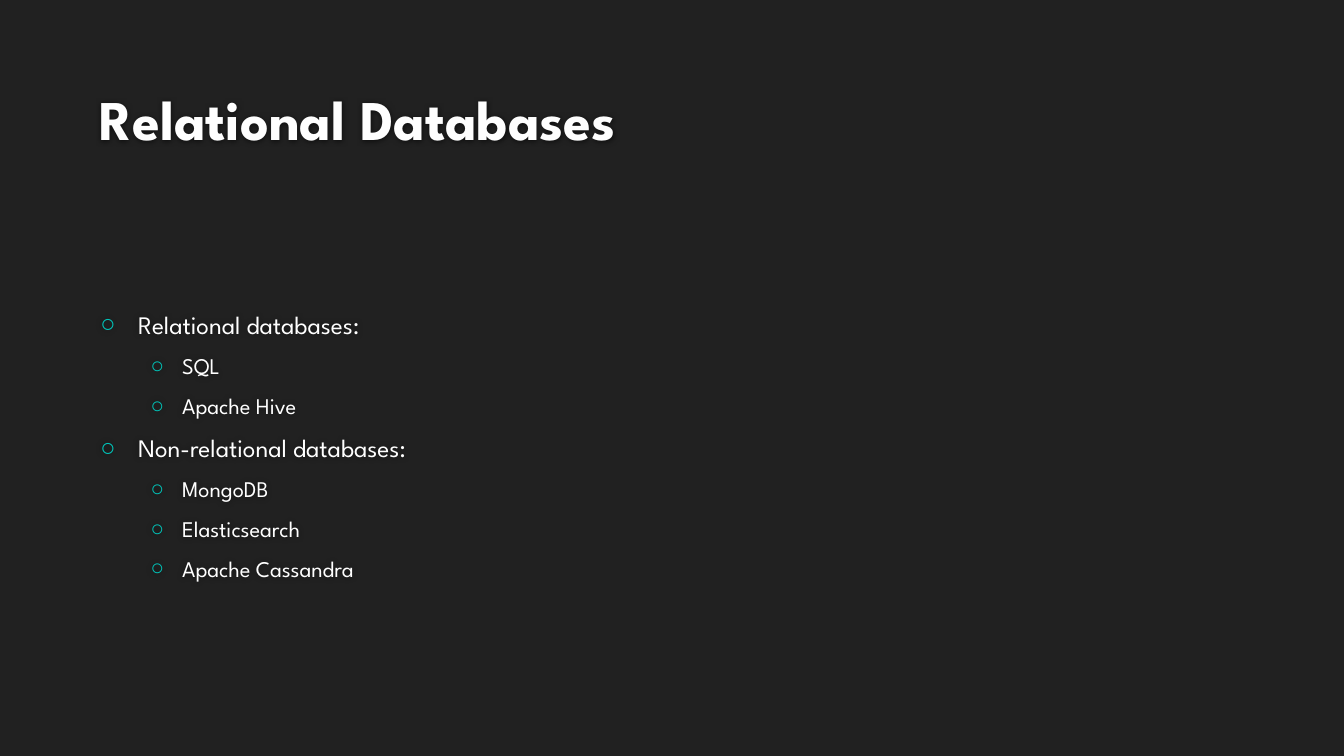
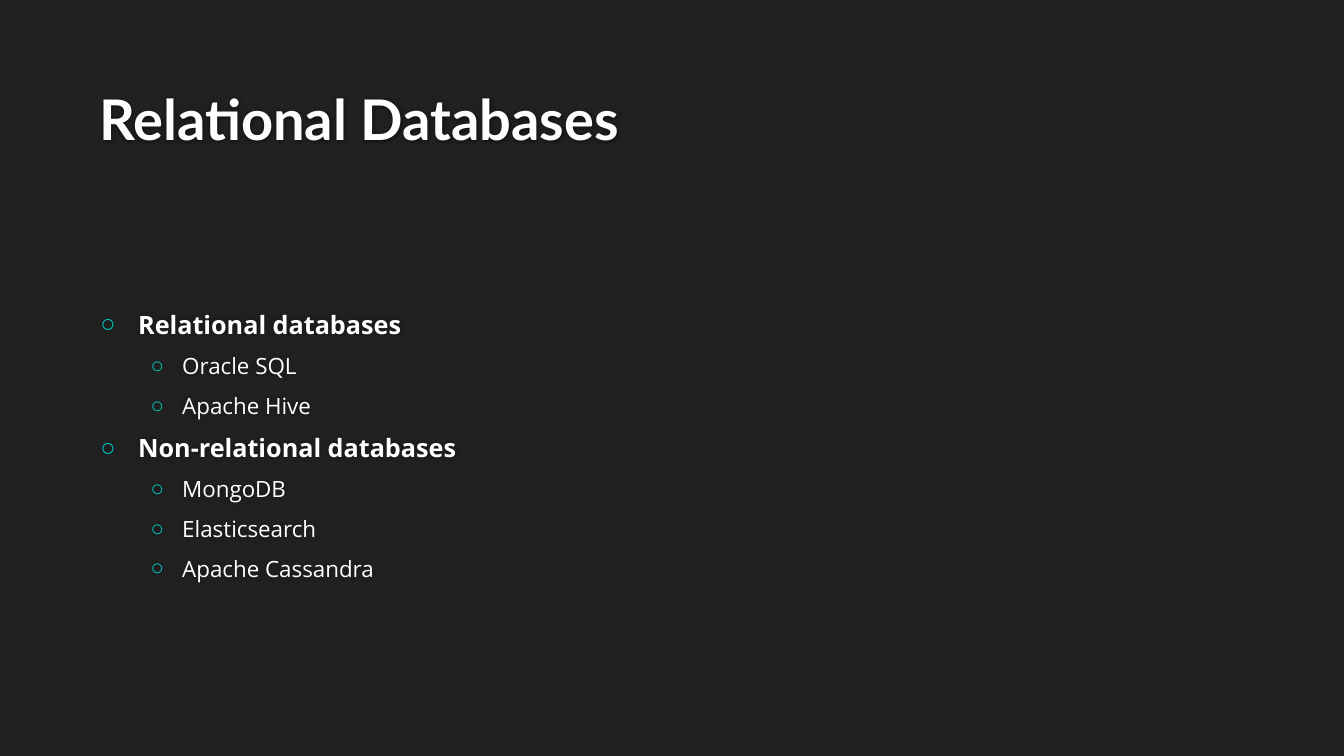
Before and after one commit to Rhiannax3/Sapphire, a slide deck: slide 3 of Databases.pptx. Drawn at 1344x756 pixels with LibreOffice and Linux fonts; fonts in the diff are those of the drawing; background and template pictures are left out. Boxes give left, top, right and bottom in pixels: in the first picture for what was removed or moved away, otherwise in the second. Text is boxed around its words. In the diff, an @@ line names an element or a change of style, - is before the commit and + after.

Commit message:
Finished Databases

```diff
--- a/Databases.pptx
+++ b/Databases.pptx
@@ title "Relational Databases" at <box>99,98,619,141</box>: font League Spartan to Lato @@
@@ text at <box>138,315,401,378</box>: text changed; font League Spartan to Open Sans; bold on @@
-○ Relational databases:
-  ○ SQL
+○ Relational databases
+  ○ Oracle SQL
@@ text at <box>182,397,374,582</box>: font League Spartan to Open Sans in "Apache Hive", "MongoDB", "Elasticsearch", "Apache Cassandra" @@
@@ text at <box>138,438,456,458</box>: text changed; font League Spartan to Open Sans; bold on @@
-○ Non-relational databases:
+○ Non-relational databases
```
Also in this commit, not shown: 14 other slides changed.
